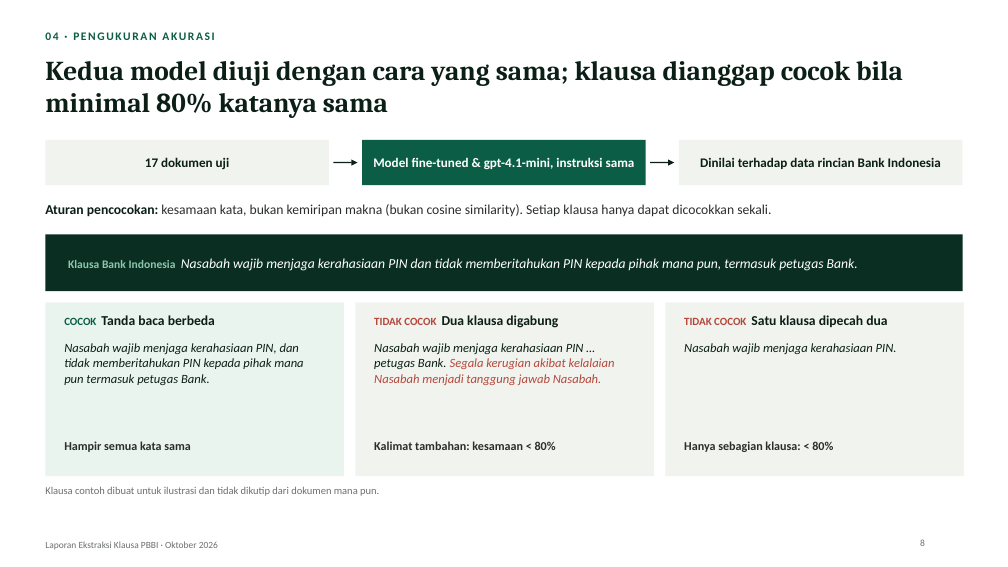
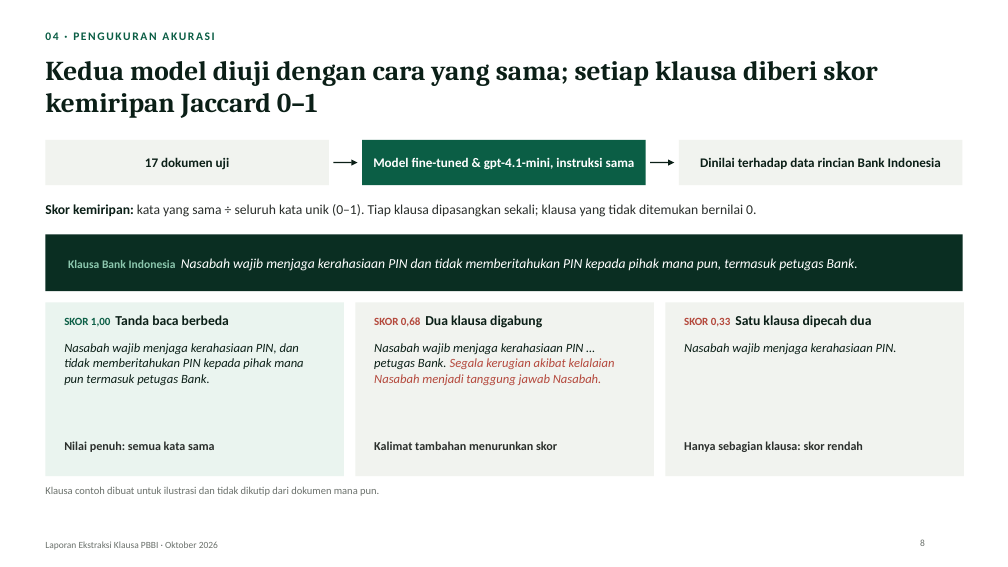
Before and after one commit to scalejade/mlops, a slide deck: slide 8 of docs/pbbi/reports/report-pbbi-extraction-id.pptx. Drawn at 1008x567 pixels with LibreOffice and Linux fonts; fonts in the diff are those of the drawing; background and template pictures are left out. Boxes give left, top, right and bottom in pixels: in the first picture for what was removed or moved away, otherwise in the second. Text is boxed around its words. In the diff, an @@ line names an element or a change of style, - is before the commit and + after.

```diff
--- a/docs/pbbi/reports/report-pbbi-extraction-id.pptx
+++ b/docs/pbbi/reports/report-pbbi-extraction-id.pptx
@@ title at box(45, 61, 878, 118): text changed @@
-Kedua model diuji dengan cara yang sama; klausa dianggap cocok bila minimal 80% katanya sama
+Kedua model diuji dengan cara yang sama; setiap klausa diberi skor kemiripan Jaccard 0–1
@@ text at box(45, 204, 756, 217): text changed @@
-Aturan pencocokan: kesamaan kata, bukan kemiripan makna (bukan cosine similarity). Setiap klausa hanya dapat dicocokkan sekali.
+Skor kemiripan: kata yang sama ÷ seluruh kata unik (0–1). Tiap klausa dipasangkan sekali; klausa yang tidak ditemukan bernilai 0.
@@ text at box(64, 315, 229, 327): text changed @@
-COCOK Tanda baca berbeda
+SKOR 1,00 Tanda baca berbeda
@@ text at box(374, 315, 542, 328): text changed @@
-TIDAK COCOK Dua klausa digabung
+SKOR 0,68 Dua klausa digabung
@@ text at box(684, 315, 871, 327): text changed @@
-TIDAK COCOK Satu klausa dipecah dua
+SKOR 0,33 Satu klausa dipecah dua
@@ text at box(64, 441, 215, 452): text changed @@
-Hampir semua kata sama
+Nilai penuh: semua kata sama
@@ text at box(374, 441, 557, 450): text changed @@
-Kalimat tambahan: kesamaan < 80%
+Kalimat tambahan menurunkan skor
@@ text at box(684, 441, 863, 452): text changed @@
-Hanya sebagian klausa: < 80%
+Hanya sebagian klausa: skor rendah
```
Also in this commit, not shown: 10 other slides changed, 2 other files.
